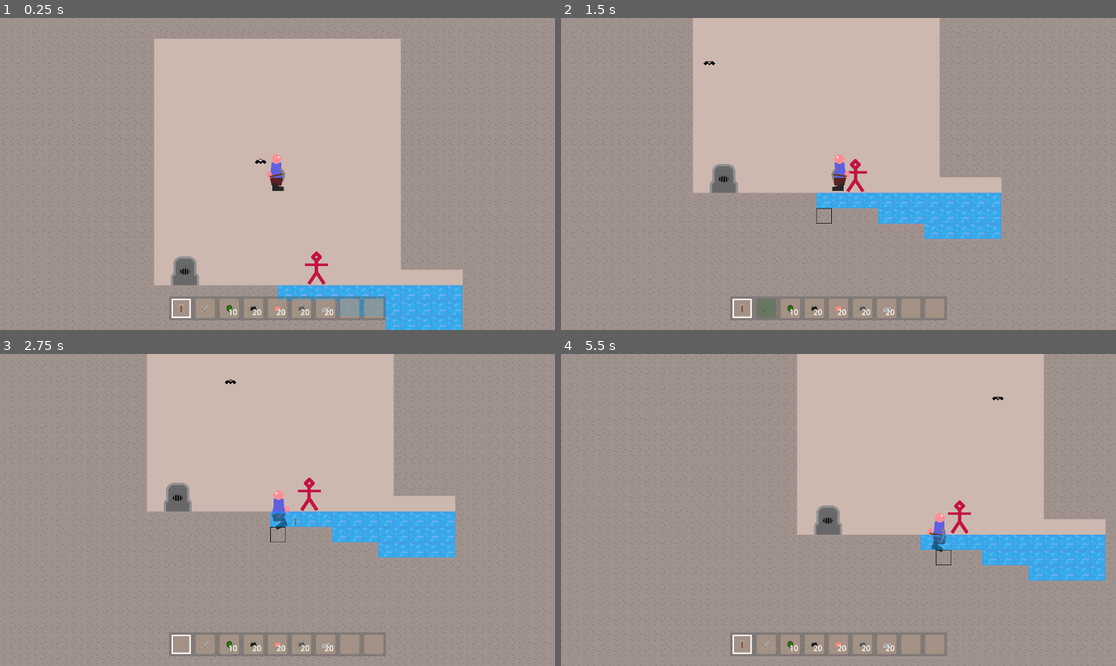
Above: before the commit, frames 1-4 (two rows, left to right).
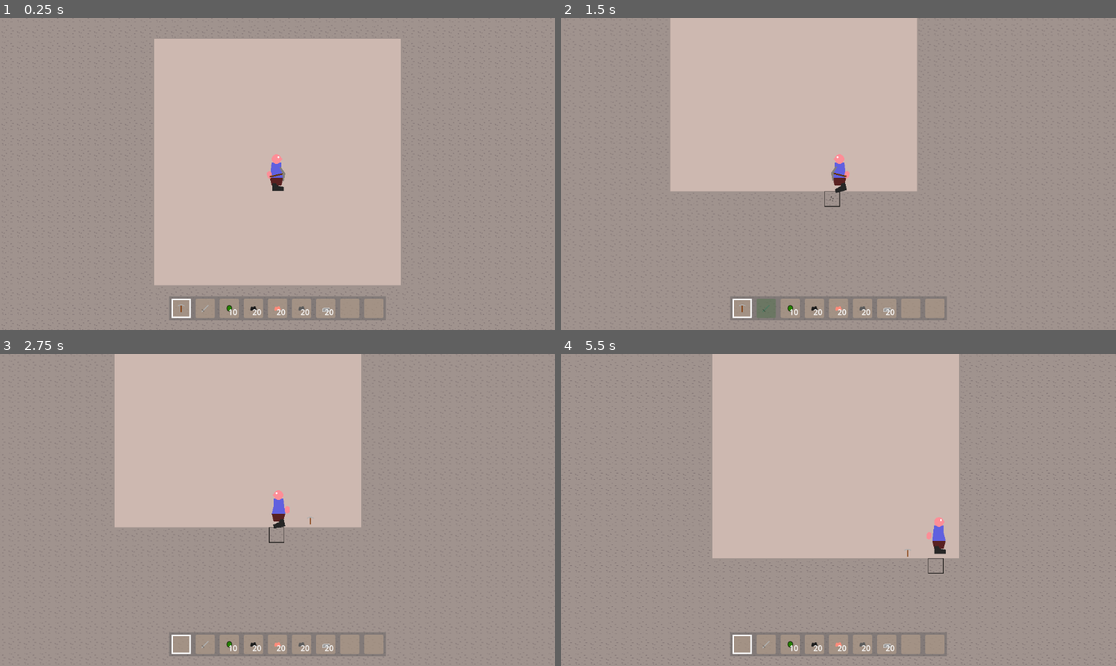
Above: after the commit, the same moments.

Repository: Griiimon/2D-Mining-Sandbox
Game: Godot game, scene res://game/test_game.tscn
Two runs of this game, one before a commit and one after it. Both use one fixed random seed, a clock stepped at 60 frames per second and the inputs below. This scene is started directly instead of the project's main scene. The engine's default icon, where the game draws it, is replaced by a stand-in: a white triangle on a blue panel in a dark square.
Inputs (mouse positions are in pixels of both pictures, inside the frame that each line leads up to):
- Up to frame 1 (0.25 s): no input
- Up to frame 2 (1.5 s): tap Enter at 0.5 s; move the mouse to (744, 308) at 0.52 s; hold D (right) from 0.53 s (still down); click (744, 308) at 0.6 s; tap Up (jump) at 0.77 s; move the mouse to (766, 308) at 1.27 s; tap F (change_block_state) at 1.35 s; click (766, 308) at 1.42 s
- Up to frame 3 (2.75 s): tap Up (jump) at 1.52 s; move the mouse to (227, 644) at 2.02 s; release D (right) at 2.03 s; hold A (left) from 2.03 s (still down); tap X (drop_item) at 2.1 s; click (227, 644) at 2.17 s
- Up to frame 4 (5.5 s): move the mouse to (816, 644) at 2.77 s; release A (left) at 2.78 s; hold D (right) 2.78-4.28 s; tap E (next_hotbar_item) at 2.85 s; click (816, 644) at 2.92 s; tap Up (jump) at 3.02, 3.77, 4.52 s; move the mouse to (838, 644) at 3.52 s; tap Q (previous_hotbar_item) at 3.6 s; click (838, 644) at 3.67 s; move the mouse to (860, 644) at 4.27 s; hold A (left) 4.28-5.03 s; tap K (toggle_free_cam) at 4.35 s; click (860, 644) at 4.42 s; move the mouse to (888, 644) at 5.02 s; hold D (right) from 5.03 s (still down); tap 1 at 5.1 s; click (888, 644) at 5.17 s

The runs differ from the first frame. In frame 1, 4.5% of the frame differs, in the area x 30-84%, y 44-100%; in frame 2, 9.8%; in frame 3, 12%; in frame 4, 26%, in the area x 0-100%, y 0-100%.

Commit message:
update test_game

Diff:
--- a/game/test_game.gd
+++ b/game/test_game.gd
@@ -3,10 +3,14 @@
 
 func _ready():
 	super()
-	world.spawn_block_entity(DataManager.block_entities[0], Vector2i(-7, 6))
+	#world.spawn_block_entity(DataManager.block_entities[0], Vector2i(-7, 6))
 
 
 func post_init():
+	world.set_block(load("res://game/blocks/water blocks/water_source_block.tres"), Vector2i(0, -2))
+
+	return
+
 	var water_block: Block= load("res://game/blocks/water blocks/water_block.tres")
 	var y:= 8
 	for x in 12:
--- a/game/test_game.tscn
+++ b/game/test_game.tscn
@@ -8,9 +8,7 @@
 [ext_resource type="PackedScene" uid="uid://dc0j27pwmaoye" path="res://game/world/world.tscn" id="6_dkwx3"]
 [ext_resource type="Script" path="res://game/ui/camera.gd" id="8_3qg1m"]
 [ext_resource type="Resource" uid="uid://coin0o2iwsbjj" path="res://game/world/terrain generator/generators/stone_only.tres" id="8_4yhic"]
-[ext_resource type="PackedScene" uid="uid://xkfp7o6wk8ur" path="res://game/mobs/dummy/dummy.tscn" id="10_upluk"]
 [ext_resource type="Script" path="res://game/components/smoother.gd" id="11_bigy6"]
-[ext_resource type="PackedScene" uid="uid://dx7aae3y68pyh" path="res://game/mobs/bat/bat.tscn" id="12_vyhcf"]
 
 [sub_resource type="Resource" id="Resource_bmphr"]
 script = ExtResource("2_ru5vw")
@@ -42,8 +40,3 @@
 [node name="Camera2D" type="Camera2D" parent="."]
 script = ExtResource("8_3qg1m")
 speed = 1000.0
-
-[node name="Bat" parent="." instance=ExtResource("12_vyhcf")]
-
-[node name="Dummy" parent="." instance=ExtResource("10_upluk")]
-position = Vector2(81, 221)
Not shown: 1 places in game/test_game.tscn that only renumber resources
